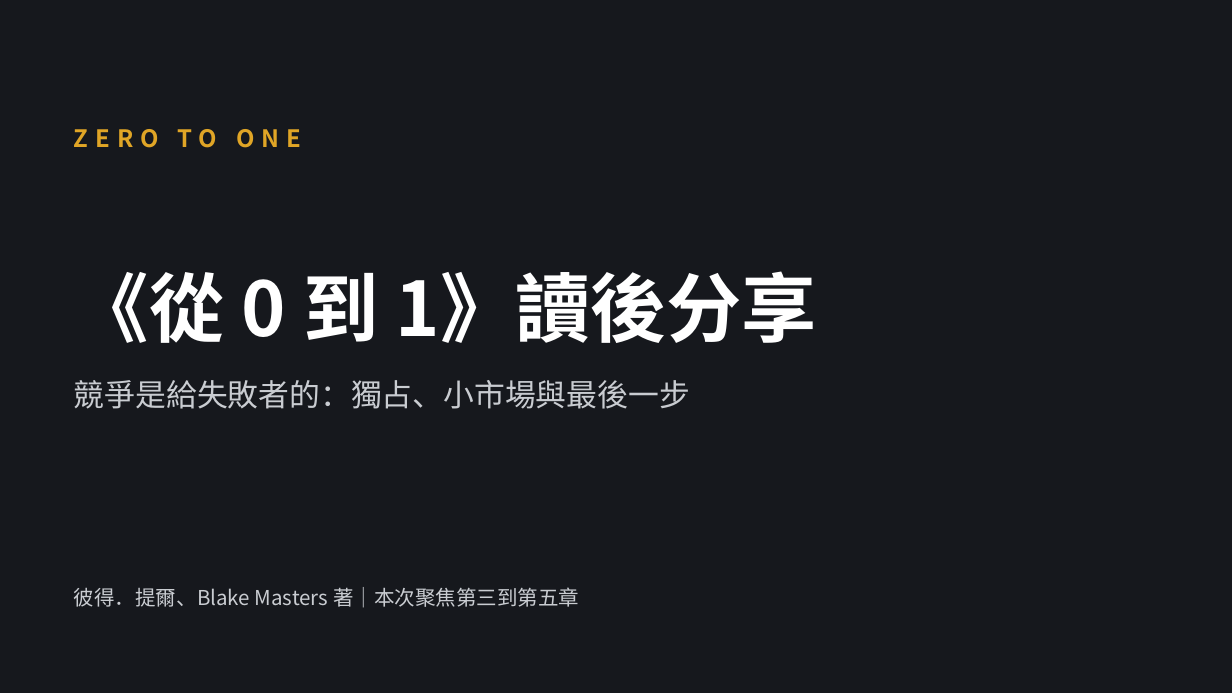
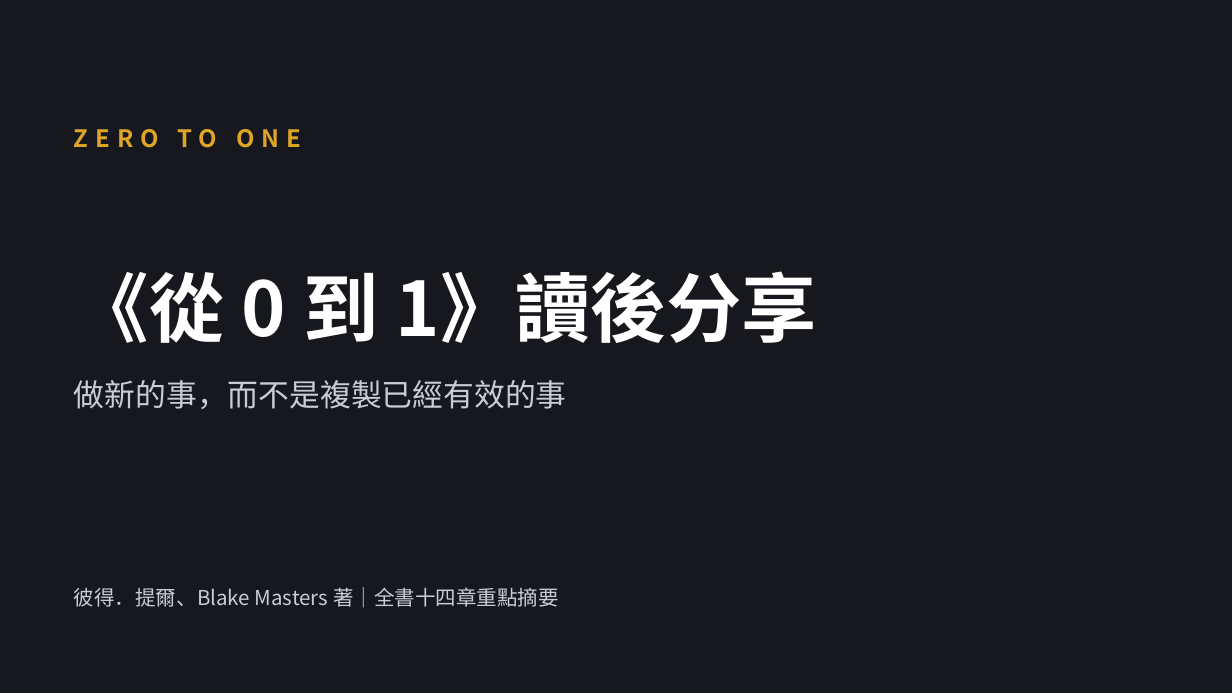
Before and after one commit to LuoGuoFong/TEST, a slide deck: slide 1 of zero-to-one-book-share.pptx. Drawn at 1232x693 pixels with LibreOffice and Linux fonts; fonts in the diff are those of the drawing. Boxes give left, top, right and bottom in pixels: in the first picture for what was removed or moved away, otherwise in the second. Text is boxed around its words. In the diff, an @@ line names an element or a change of style, - is before the commit and + after.

```diff
--- a/zero-to-one-book-share.pptx
+++ b/zero-to-one-book-share.pptx
@@ text at box(74, 380, 567, 409): text changed @@
-競爭是給失敗者的：獨占、小市場與最後一步
+做新的事，而不是複製已經有效的事
@@ text at box(74, 587, 559, 608): text changed @@
-彼得．提爾、Blake Masters 著｜本次聚焦第三到第五章
+彼得．提爾、Blake Masters 著｜全書十四章重點摘要
```
Also in this commit, not shown: 8 other slides changed, 11 slides added, 1 slide removed.
